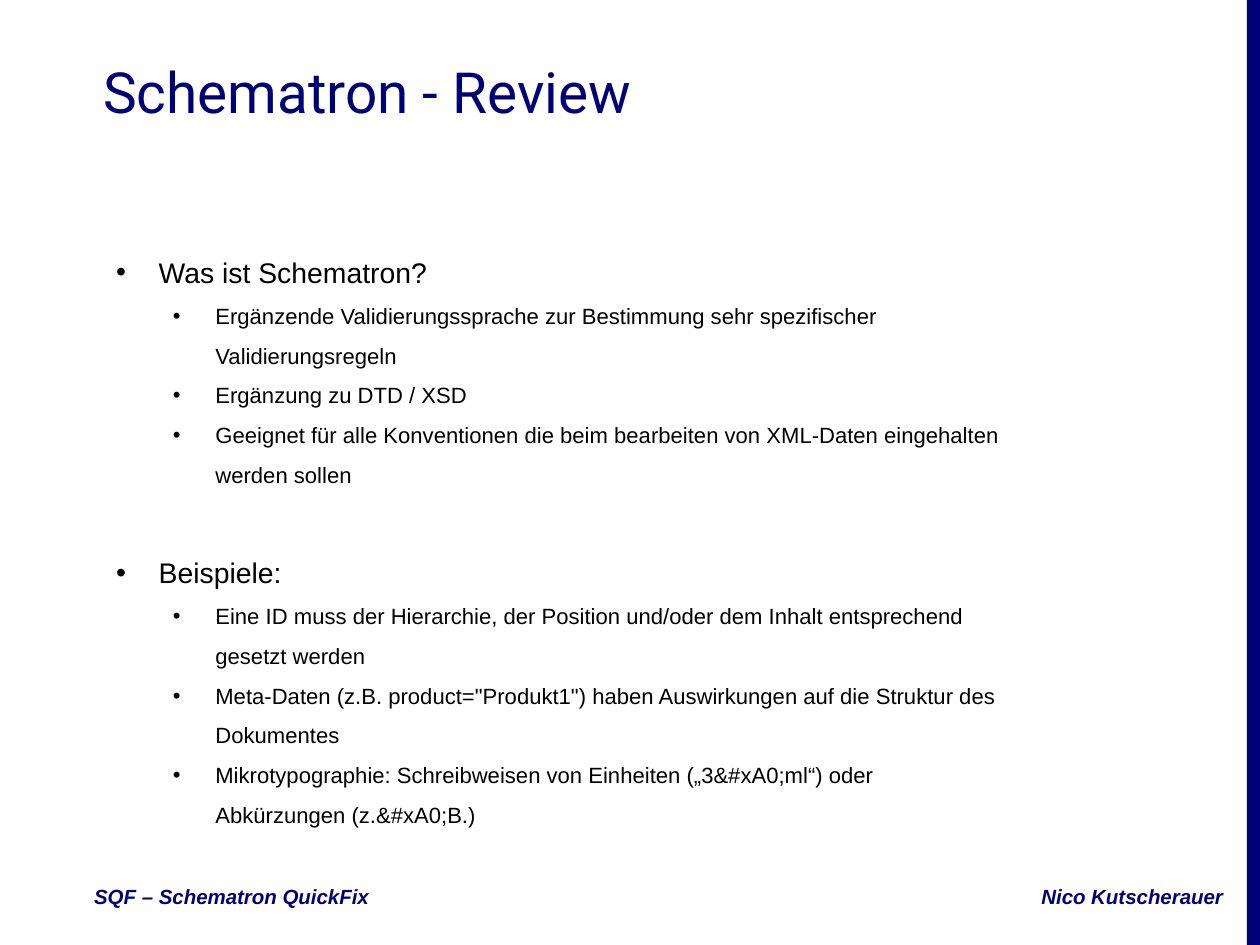
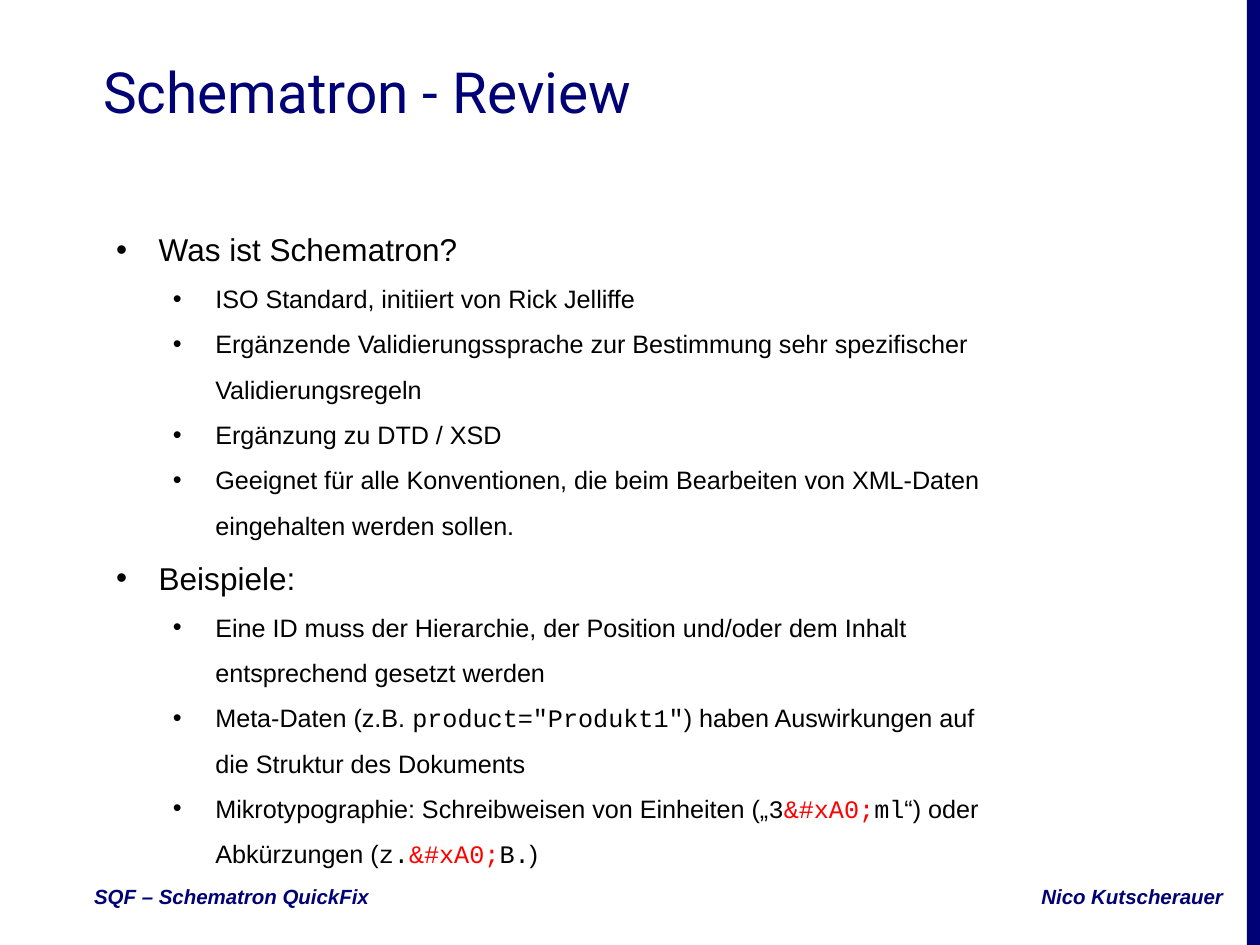
Before and after one commit to nkutsche/SchematronQuickFix-2017-11-17, a slide deck: slide 3 of SQF-Escali.pptx. Drawn at 1260x945 pixels with LibreOffice and Linux fonts; fonts in the diff are those of the drawing; background and template pictures are left out. Boxes give left, top, right and bottom in pixels: in the first picture for what was removed or moved away, otherwise in the second. Text is boxed around its words. In the diff, an @@ line names an element or a change of style, - is before the commit and + after.

Commit message:
Slide update and styling + PDF

```diff
--- a/SQF-Escali.pptx
+++ b/SQF-Escali.pptx
@@ subtitle at bbox=[159, 238, 978, 869]: size 18 to 20 pt in "Was ist Schematron?", "Beispiele:"; size 14 to 16 pt in "Ergänzende Validierungssprache zur Bestimmung sehr spezifisc ...", "Ergänzung zu DTD / XSD", "Eine ID muss der Hierarchie, der Position ...", "Mikrotypographie: Schreibweisen von Einheiten („3&#xA0;ml“)  ..."; font Arial to Courier New, text colour #000000 to #FF0000 in "(„3&#xA0;ml“) (z.&#xA0;B.)" @@
@@ subtitle at bbox=[215, 289, 635, 312]: paragraph added @@
+  • ISO Standard, initiiert von Rick Jelliffe
@@ subtitle at bbox=[215, 470, 979, 540]: text changed; size 14 to 16 pt @@
-  • Geeignet für alle Konventionen die beim bearbeiten von XML-Daten eingehalten werden sollen
+  • Geeignet für alle Konventionen, die beim Bearbeiten von XML-Daten eingehalten werden sollen.
@@ subtitle at bbox=[215, 708, 974, 774]: text changed; size 14 to 16 pt @@
-  • Meta-Daten (z.B. product="Produkt1") haben Auswirkungen auf die Struktur des Dokumentes
+  • Meta-Daten (z.B. product="Produkt1") haben Auswirkungen auf die Struktur des Dokuments
```
Also in this commit, not shown: 14 other slides changed, 2 other files.
